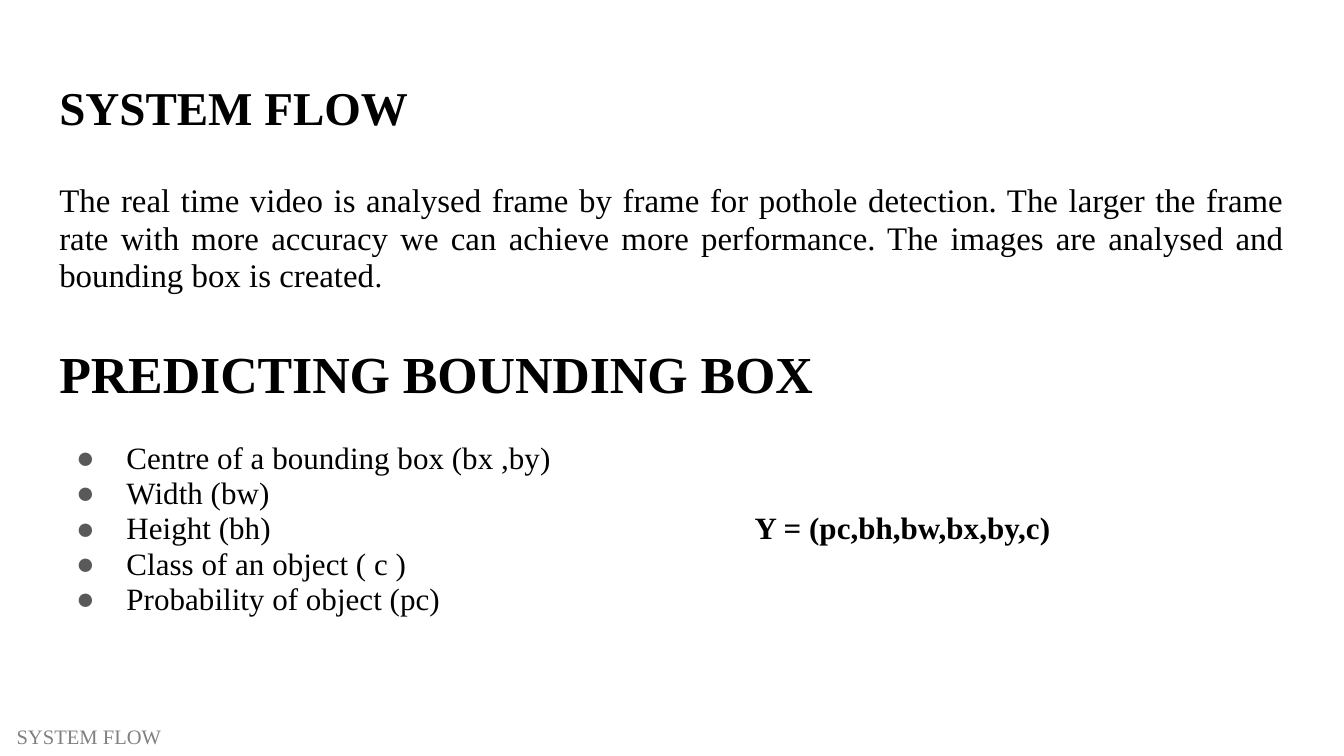
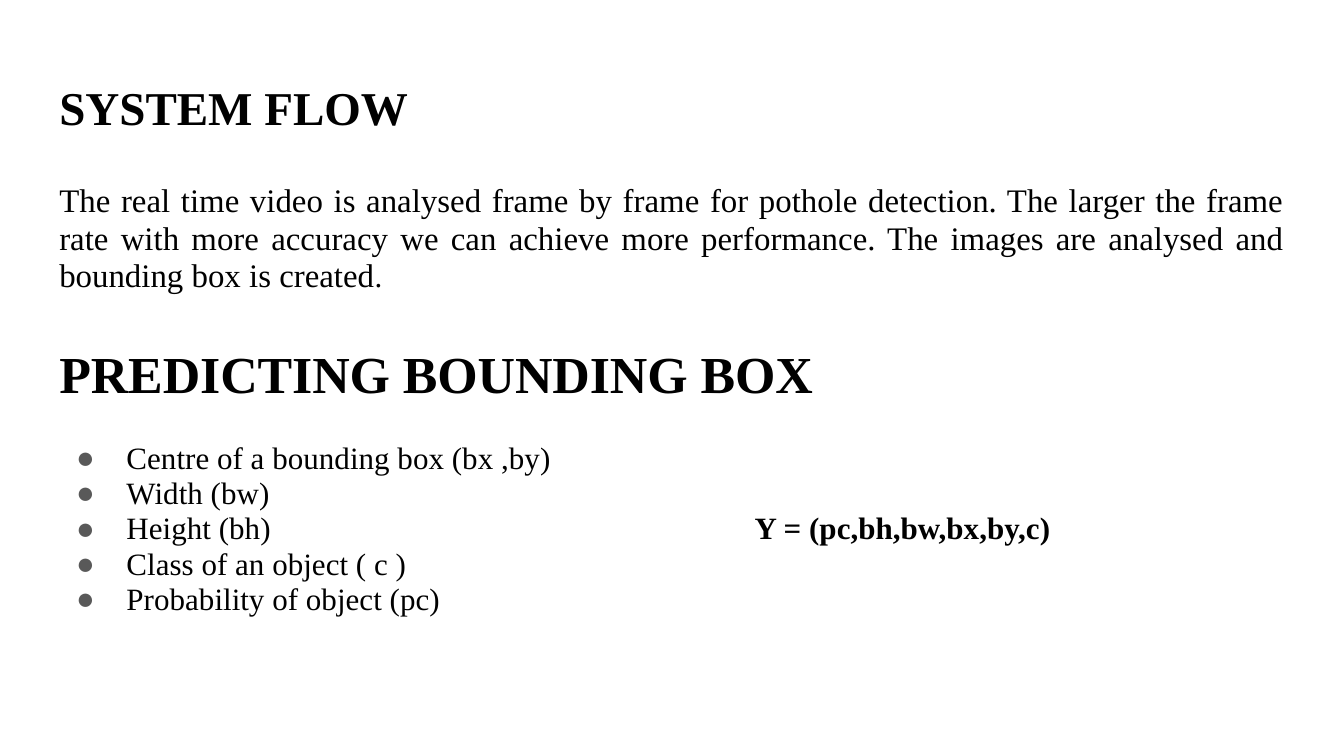
Before and after one commit to balajivijay-tech/project-blindly, a slide deck: slide 11 of presentation 1/POTHOLE DETECTION FOR VISUALLY IMPAIRED USING YOLO V1.pptx. Drawn at 1344x756 pixels with LibreOffice and Linux fonts; fonts in the diff are those of the drawing. Boxes give left, top, right and bottom in pixels: in the first picture for what was removed or moved away, otherwise in the second. Text is boxed around its words. In the diff, an @@ line names an element or a change of style, - is before the commit and + after.

```diff
--- a/presentation 1/POTHOLE DETECTION FOR VISUALLY IMPAIRED USING YOLO V1.pptx
+++ b/presentation 1/POTHOLE DETECTION FOR VISUALLY IMPAIRED USING YOLO V1.pptx
@@ text removed at (17, 730, 161, 744) @@
-SYSTEM FLOW
```
Also in this commit, not shown: 11 other slides changed.
